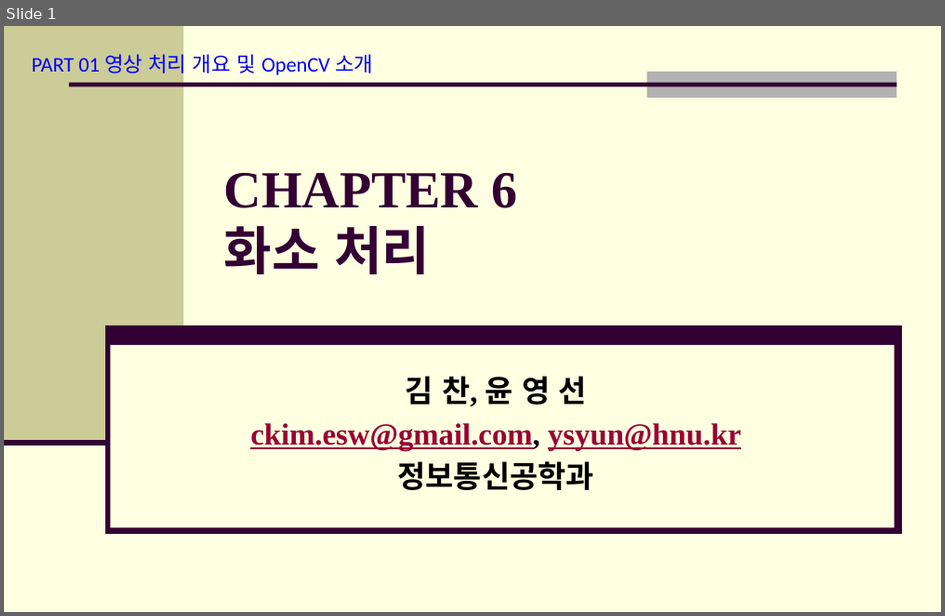
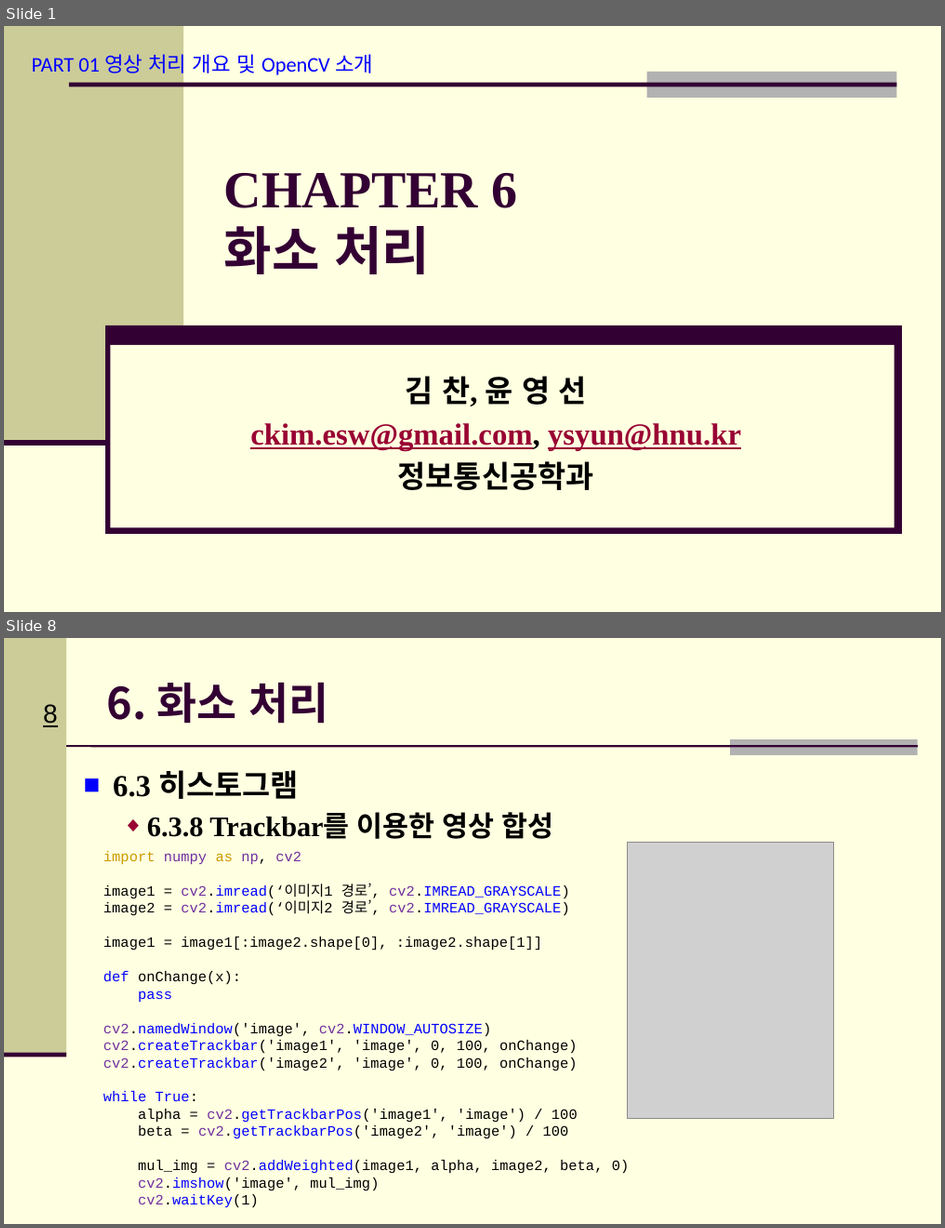
Before and after one commit to Hitbee-dev/OpenCV-Python, a slide deck: 2022-11-08/documents/CH_06 화소 처리.pptx. Shown one above the other, each under a label of ours: slide 1 before the commit, slides 1 and 8 after it; the slides between them are not shown. The pictures are 945x616 and 945x1228 pixels, drawn with LibreOffice and Linux fonts; fonts in the diff are those of the drawing; grey boxes stand for pictures; background and template pictures are left out. Boxes give left, top, right and bottom in pixels: in the first picture for what was removed or moved away, otherwise in the second. Text is boxed around its words. In the diff, an @@ line names an element or a change of style, - is before the commit and + after.

```diff
--- a/2022-11-08/documents/CH_06 화소 처리.pptx
+++ b/2022-11-08/documents/CH_06 화소 처리.pptx
@@ slide 8 added at (x1=4, y1=638, x2=941, y2=1224), background #FFFFE1 @@
@@ rectangle added at (x1=4, y1=638, x2=67, y2=1055), fill #CCCC99 @@
@@ title added at (x1=107, y1=682, x2=329, y2=724), 33.3 pt, text #330033, bold @@
+6. 화소 처리
@@ page number added at (x1=43, y1=704, x2=58, y2=727), 20 pt, text #000000, underline @@
+8
@@ line added from (67, 746) to (918, 746), #330033 1.5 pt @@
@@ rectangle added at (x1=730, y1=739, x2=918, y2=755), fill #B2B2B2 @@
@@ text added at (x1=113, y1=770, x2=555, y2=839), 21.7 pt, text #000000, bold @@
+■ 6.3 히스토그램
+  ◆ 6.3.8 Trackbar를 이용한 영상 합성
@@ text added at (x1=104, y1=851, x2=630, y2=1208), 11 pt, text #000000 @@
+import numpy as np, cv2
+image1 = cv2.imread(‘이미지1 경로’, cv2.IMREAD_GRAYSCALE)
+image2 = cv2.imread(‘이미지2 경로’, cv2.IMREAD_GRAYSCALE)
+image1 = image1[:image2.shape[0], :image2.shape[1]]
+def onChange(x):
+pass
+cv2.namedWindow('image', cv2.WINDOW_AUTOSIZE)
+cv2.createTrackbar('image1', 'image', 0, 100, onChange)
+cv2.createTrackbar('image2', 'image', 0, 100, onChange)
+while True:
+alpha = cv2.getTrackbarPos('image1', 'image') / 100
+beta = cv2.getTrackbarPos('image2', 'image') / 100
+mul_img = cv2.addWeighted(image1, alpha, image2, beta, 0)
+cv2.imshow('image', mul_img)
+cv2.waitKey(1)
@@ picture added at (x1=627, y1=843, x2=834, y2=1118) @@
@@ line added from (4, 1055) to (67, 1055), #330033 3.5 pt @@
```
Also in this commit, not shown: 6 slides changed, 3 other slides added, 4 other files.
